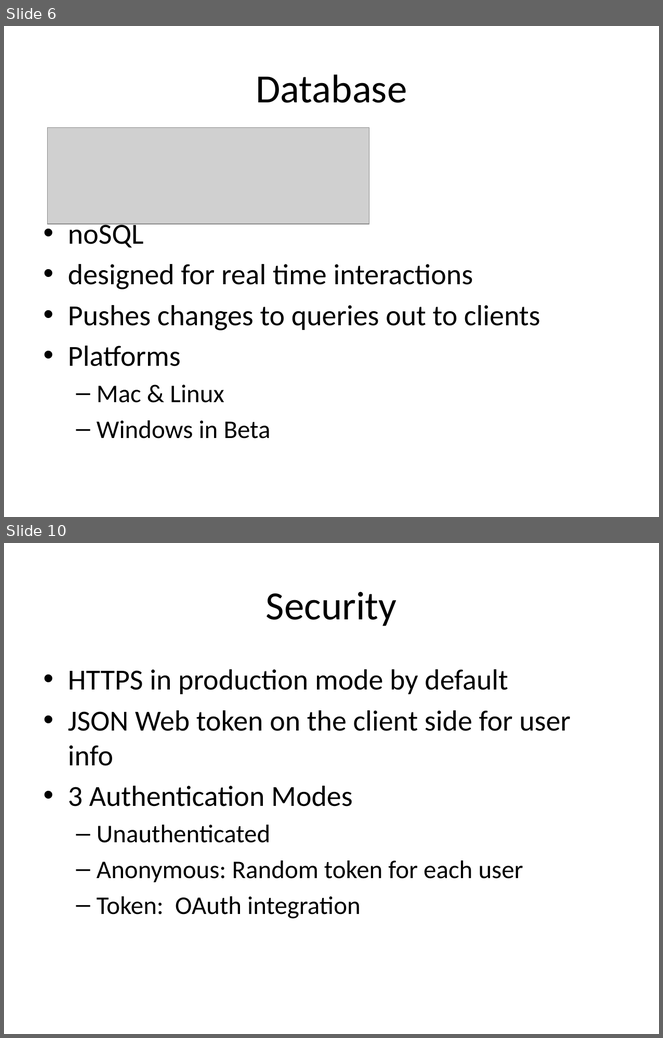
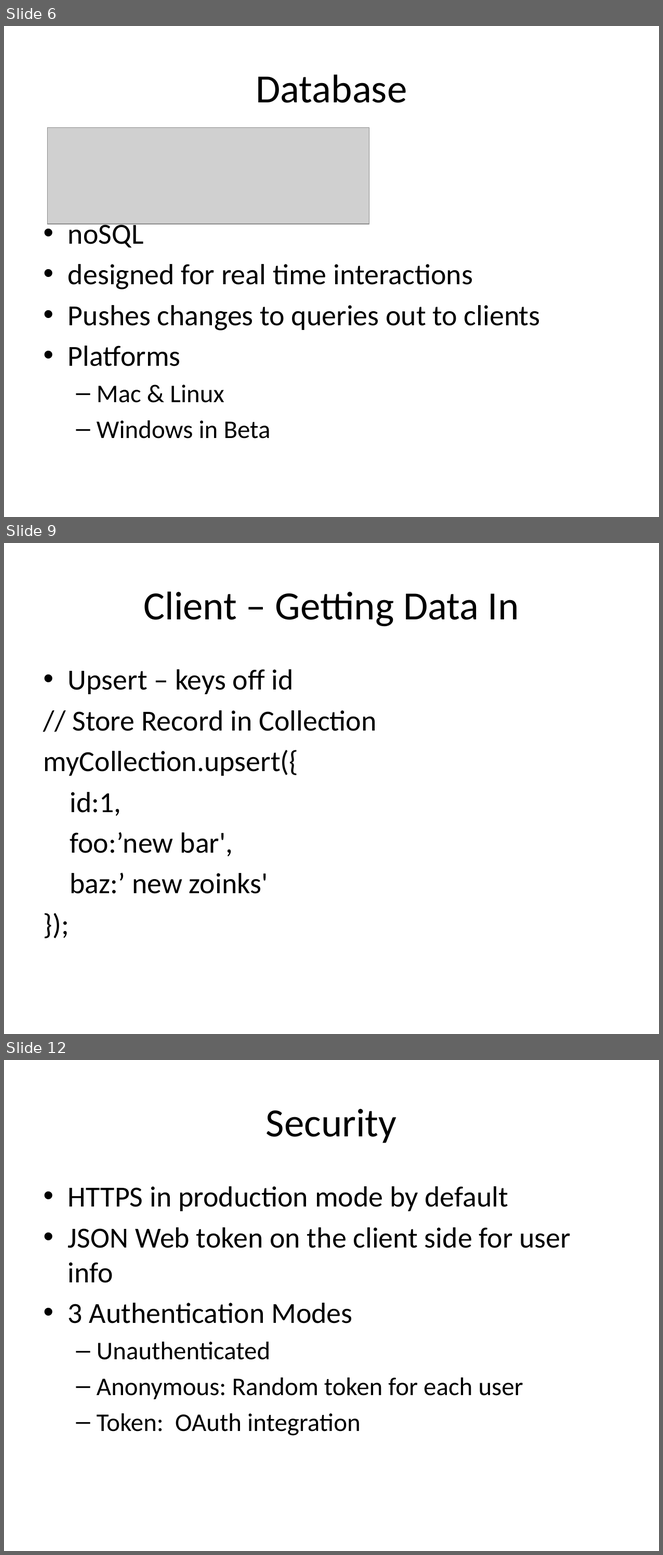
Before and after one commit to mahopa/Horizon-ngHouston, a slide deck: HorizonSlide.pptx. Shown one above the other, each under a label of ours: slides 6 and 10 before the commit, slides 6, 9 and 12 after it; the slides between them are not shown. The pictures are 663x1038 and 663x1555 pixels, drawn with LibreOffice and Linux fonts; fonts in the diff are those of the drawing; grey boxes stand for pictures; background and template pictures are left out. Boxes give left, top, right and bottom in pixels: in the first picture for what was removed or moved away, otherwise in the second. Text is boxed around its words. In the diff, an @@ line names an element or a change of style, - is before the commit and + after.

```diff
--- a/HorizonSlide.pptx
+++ b/HorizonSlide.pptx
@@ slide 9 added at [4, 543, 659, 1034], background #FFFFFF @@
@@ title added at [143, 591, 519, 627], 44 pt, text #000000 @@
+Client – Getting Data In
@@ text added at [44, 669, 377, 894], 32 pt, text #000000 @@
+• Upsert – keys off id
+// Store Record in Collection
+myCollection.upsert({
+id:1,
+foo:’new bar',
+baz:’ new zoinks'
+});
@@ what was slide 10 is now slide 12 @@
```
Also in this commit, not shown: 2 slides changed, 2 other slides added, 1 slide removed, 1 other file.
